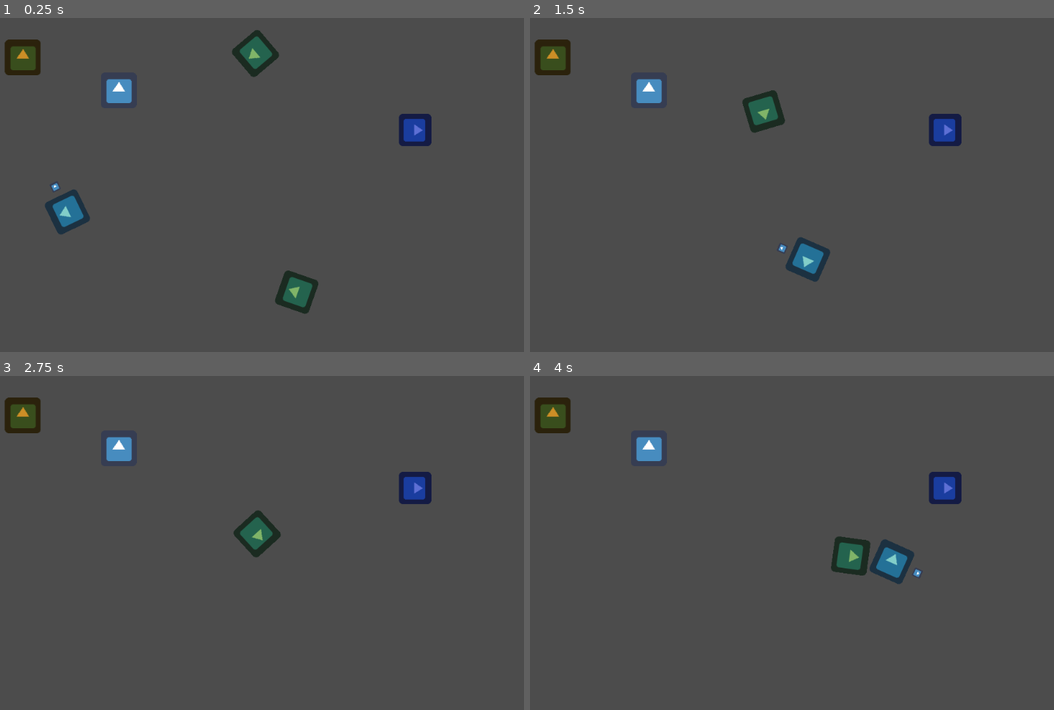
Above: before the commit, frames 1-4 (two rows, left to right).
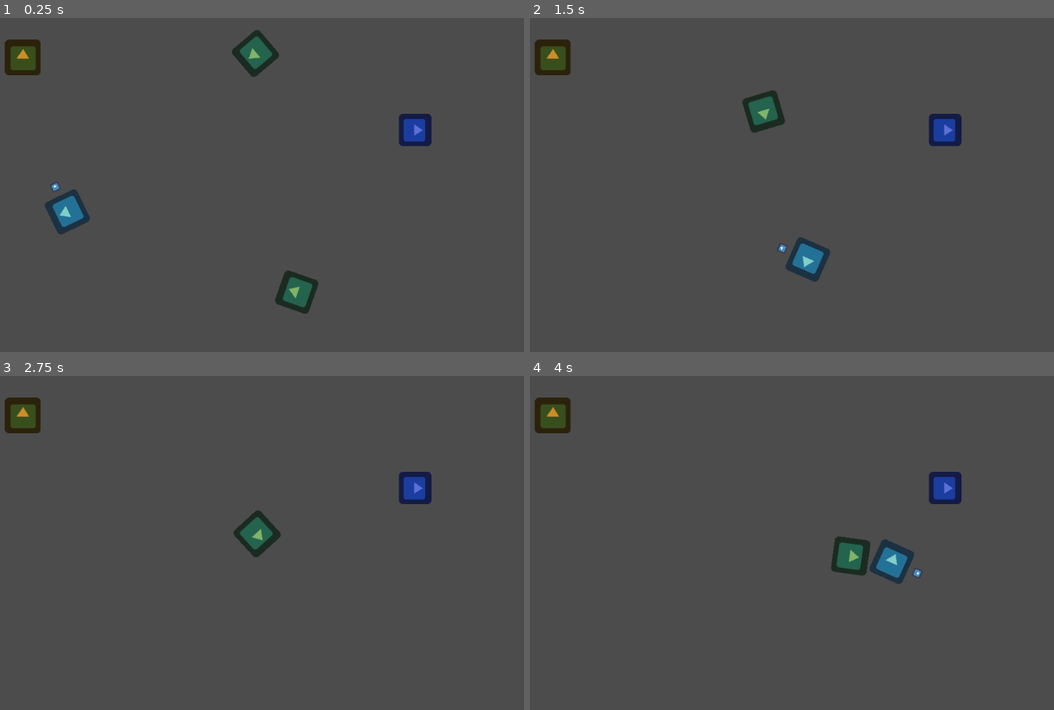
Above: after the commit, the same moments.

Repository: moisesjbc/spain-game-dev-jam-3
Game: Godot game, scene res://gameplay/main/main.tscn
Two runs of this game, one before a commit and one after it. Both use one fixed random seed, a clock stepped at 60 frames per second and the inputs below. The engine's default icon, where the game draws it, is replaced by a stand-in: a white triangle on a blue panel in a dark square.
Inputs (mouse positions are in pixels of both pictures, inside the frame that each line leads up to):
- Up to frame 1 (0.25 s): no input
- Up to frame 2 (1.5 s): move the mouse to (917, 168) at 0.52 s; hold Right (ui_right) 0.53-1.28 s; move the mouse to (676, 201) at 1.27 s; hold Down (ui_down) from 1.28 s (still down)
- Up to frame 3 (2.75 s): move the mouse to (314, 469) at 2.02 s; release Down (ui_down) at 2.03 s; hold Right (ui_right) from 2.03 s (still down)
- Up to frame 4 (4 s): move the mouse to (760, 609) at 2.77 s; release Right (ui_right) at 2.78 s; hold Up (ui_up) 2.78-3.53 s; move the mouse to (959, 593) at 3.52 s; hold Left (ui_left) from 3.53 s (still down)

The runs differ from the first frame. In frame 1, 0.4% of the frame differs, in the area x 20-26%, y 18-26%; in frame 2, 0.4%; in frame 3, 0.4%; in frame 4, 0.4%.

Commit message:
Elimina sprite de referencia

Diff:
--- a/godot-project/gameplay/main/main.tscn
+++ b/godot-project/gameplay/main/main.tscn
@@ -1,6 +1,5 @@
-[gd_scene load_steps=7 format=2]
+[gd_scene load_steps=6 format=2]
 
-[ext_resource path="res://icon.png" type="Texture" id=1]
 [ext_resource path="res://gameplay/player/player.tscn" type="PackedScene" id=2]
 [ext_resource path="res://gameplay/phantom/phantom.tscn" type="PackedScene" id=3]
 [ext_resource path="res://gameplay/buildings/turret/turret.tscn" type="PackedScene" id=4]
@@ -8,10 +7,6 @@
 [ext_resource path="res://gameplay/connections/connections.tscn" type="PackedScene" id=6]
 
 [node name="main" type="Node2D"]
-
-[node name="REMOVE_ref_sprite" type="Sprite" parent="."]
-position = Vector2( 260.667, 131 )
-texture = ExtResource( 1 )
 
 [node name="player" parent="." instance=ExtResource( 2 )]
 position = Vector2( 169, 349 )
